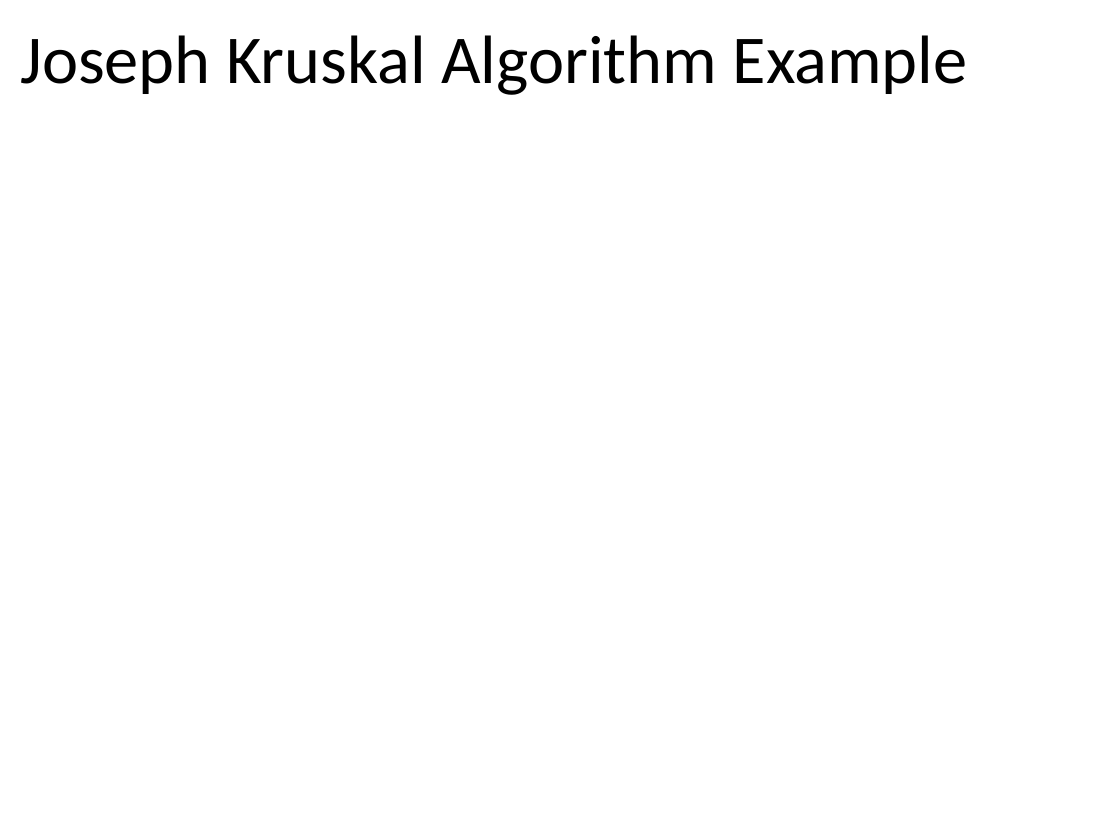
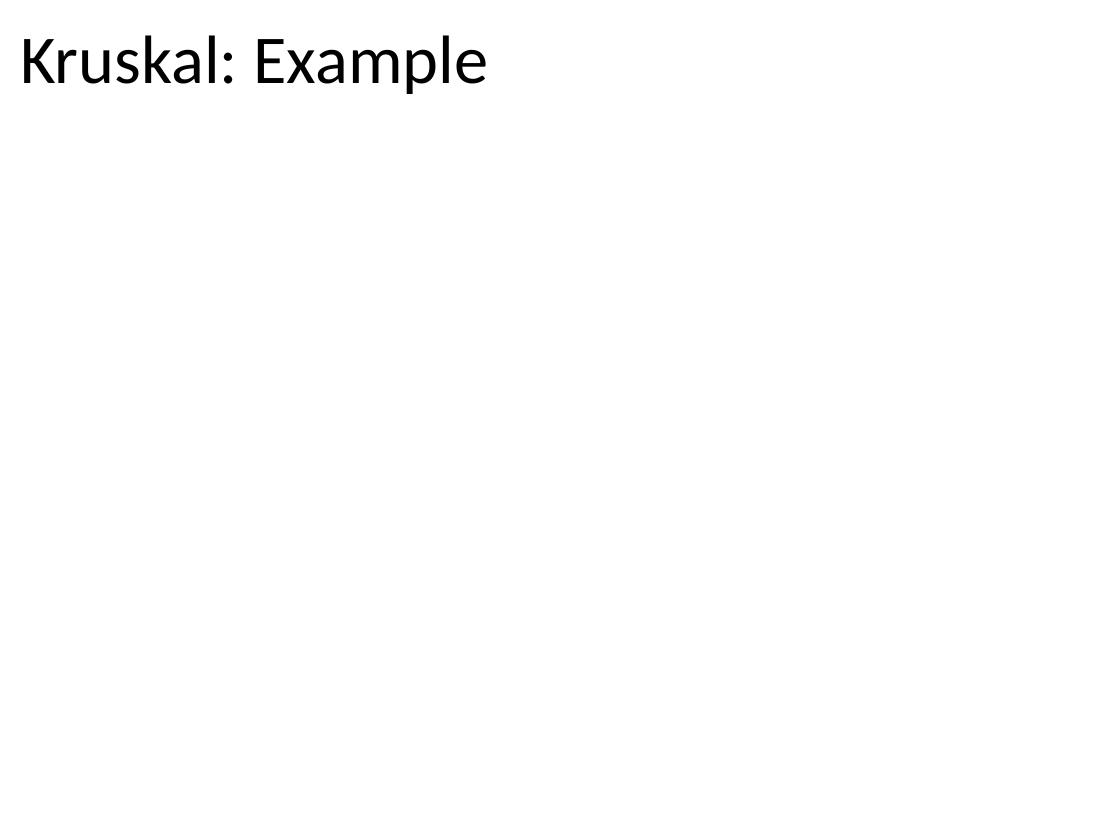
Before and after one commit to tutrunghieu/dsa-2017-java-tutorial, a slide deck: slide 15 of dsa2017-java-online/handouts/data-day07-graph/Lecture 12 - Chapter 08 - Graphs - Part 2.pptx (slide 14 before the commit). Drawn at 1120x840 pixels with LibreOffice and Linux fonts; fonts in the diff are those of the drawing; background and template pictures are left out. Boxes give left, top, right and bottom in pixels: in the first picture for what was removed or moved away, otherwise in the second. Text is boxed around its words. In the diff, an @@ line names an element or a change of style, - is before the commit and + after.

```diff
--- a/dsa2017-java-online/handouts/data-day07-graph/Lecture 12 - Chapter 08 - Graphs - Part 2.pptx
+++ b/dsa2017-java-online/handouts/data-day07-graph/Lecture 12 - Chapter 08 - Graphs - Part 2.pptx
@@ title at <box>20,35,489,94</box>: text changed @@
-Joseph Kruskal Algorithm Example
+Kruskal: Example
```
Also in this commit, not shown: 3 other slides changed, 2 slides added, 6 other files.
